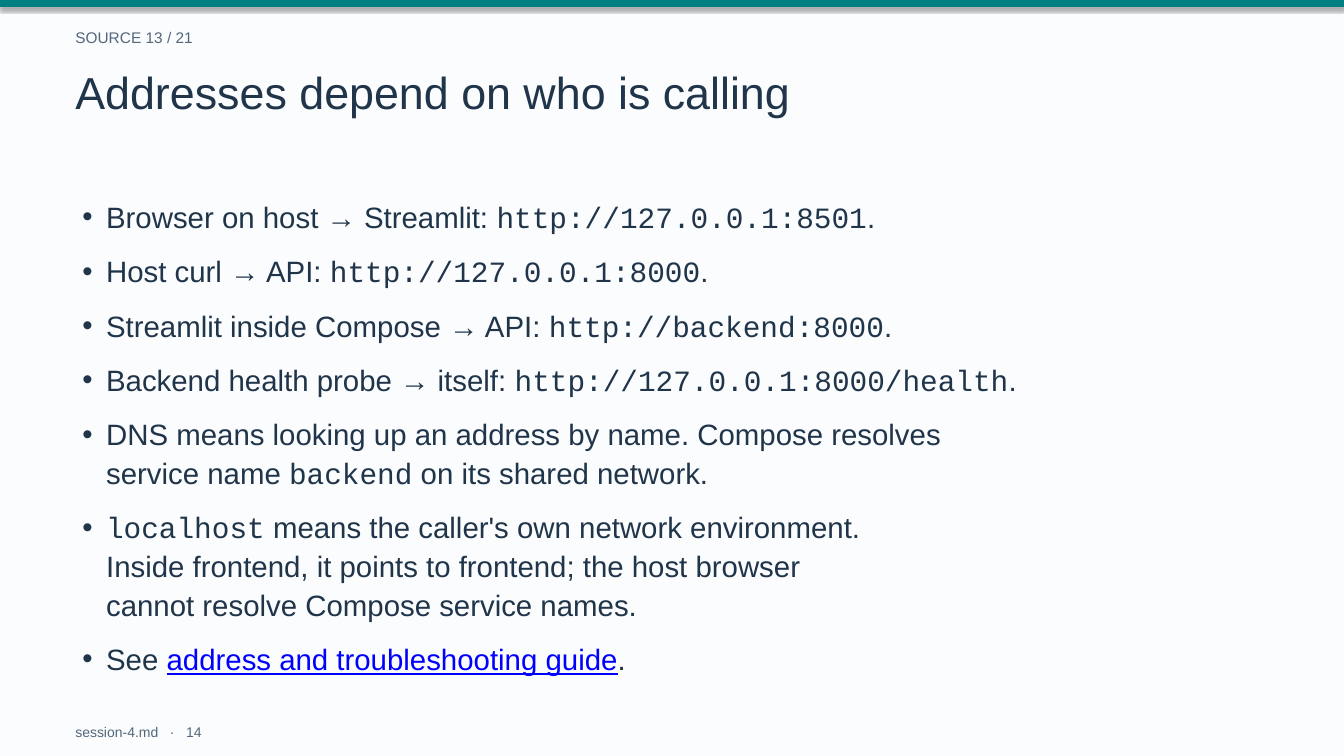
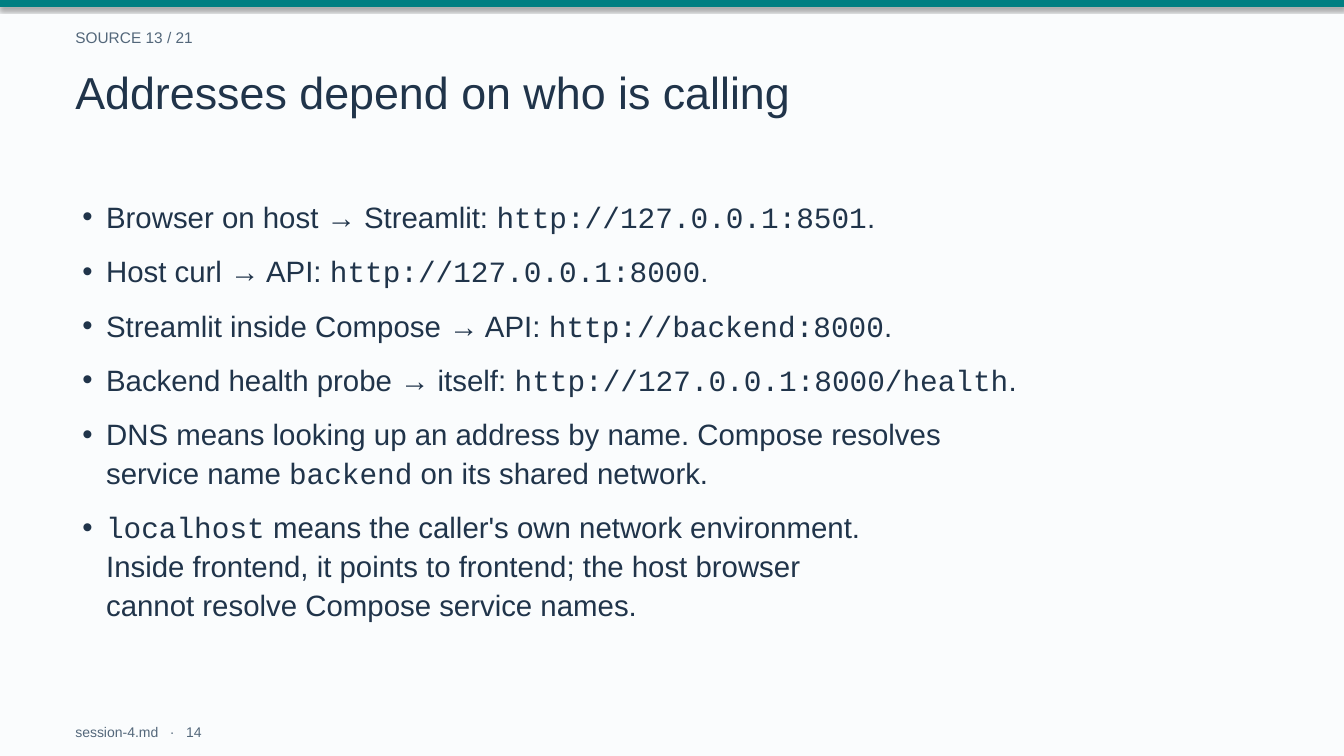
Before and after one commit to drweihungpan-lab/3R-teaching, a slide deck: slide 14 of materials/slides/session-4.pptx. Drawn at 1344x756 pixels with LibreOffice and Linux fonts; fonts in the diff are those of the drawing. Boxes give left, top, right and bottom in pixels: in the first picture for what was removed or moved away, otherwise in the second. Text is boxed around its words. In the diff, an @@ line names an element or a change of style, - is before the commit and + after.

```diff
--- a/materials/slides/session-4.pptx
+++ b/materials/slides/session-4.pptx
@@ text removed at box(106, 648, 626, 676) @@
-• See address and troubleshooting guide.
```
Also in this commit, not shown: 49 other files.
